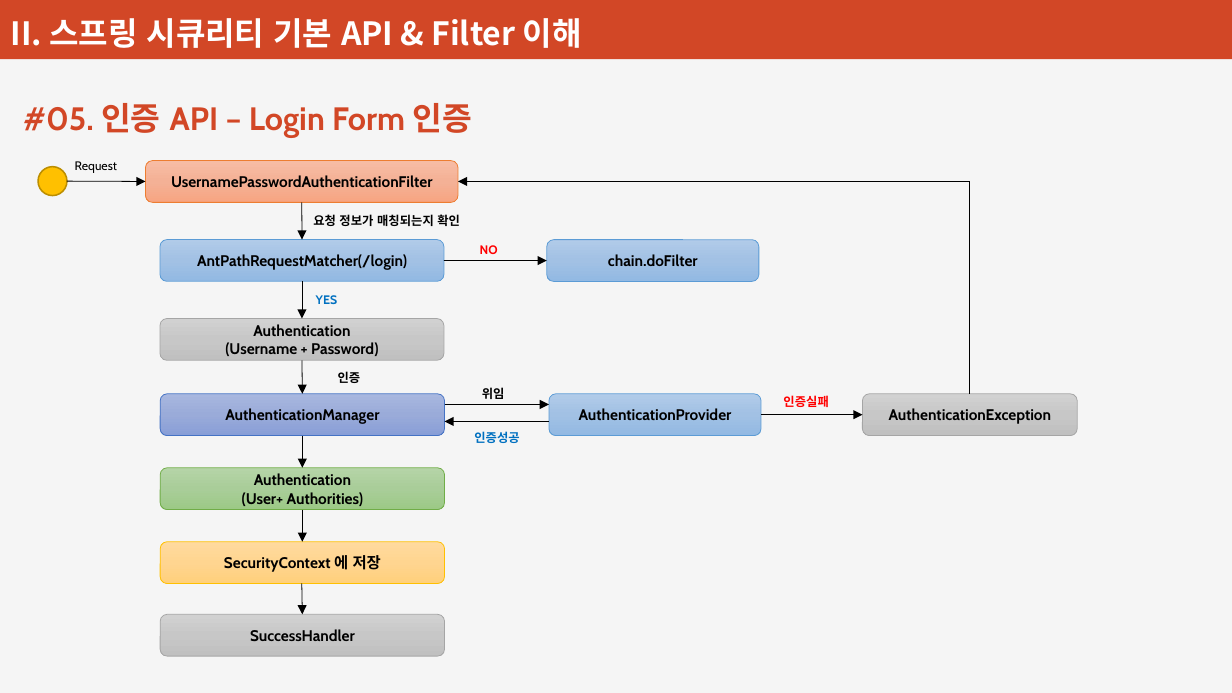
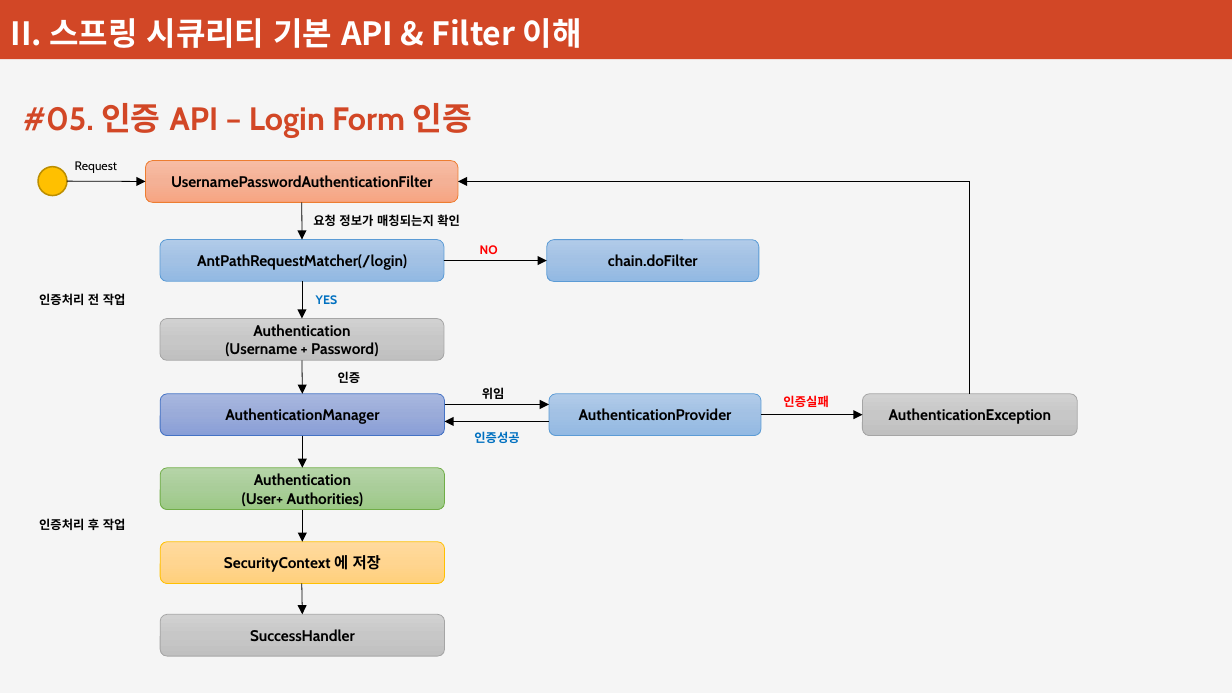
Before and after one commit to plitche/Inflearn_Spring_Security, a slide deck: slide 20 of Document/강의안.pptx. Drawn at 1232x693 pixels with LibreOffice and Linux fonts; fonts in the diff are those of the drawing. Boxes give left, top, right and bottom in pixels: in the first picture for what was removed or moved away, otherwise in the second. Text is boxed around its words. In the diff, an @@ line names an element or a change of style, - is before the commit and + after.

Commit message:
Form Login 인증 필터 : UsernamePasswordAuthenticationFilter

```diff
--- a/Document/강의안.pptx
+++ b/Document/강의안.pptx
@@ text added at (x1=39, y1=293, x2=126, y2=305), 8 pt, text #000000, bold @@
+인증처리 전 작업
@@ text added at (x1=39, y1=518, x2=126, y2=530), 8 pt, text #000000, bold @@
+인증처리 후 작업
```
